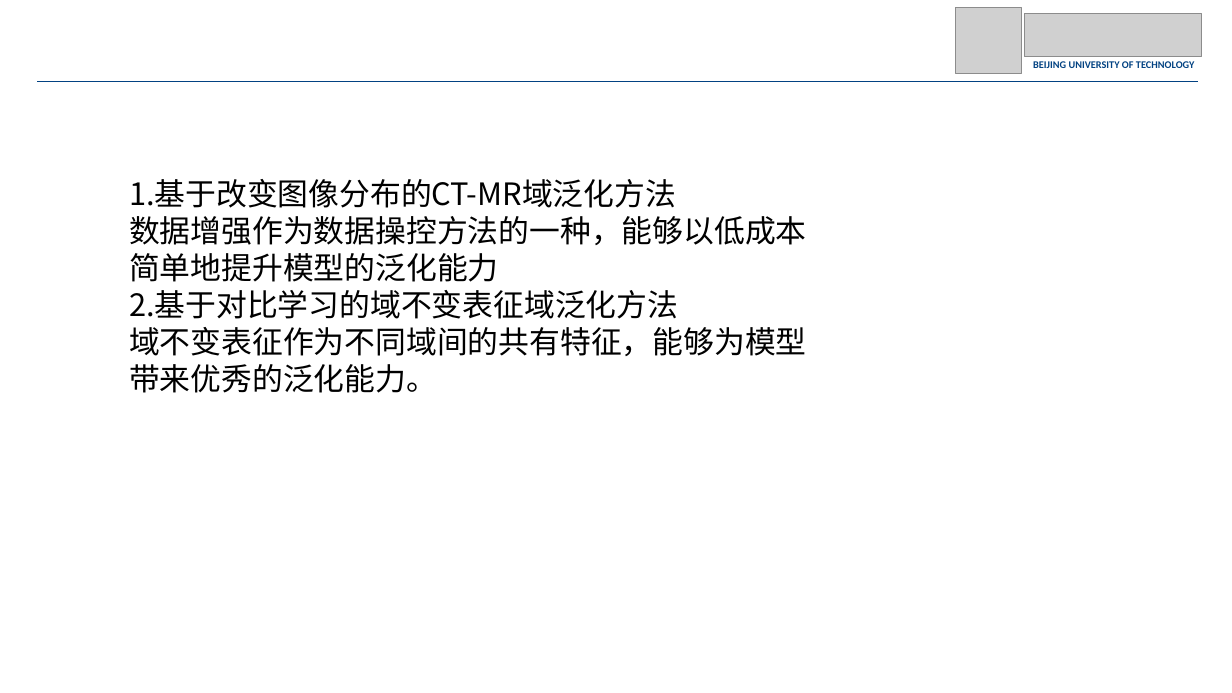
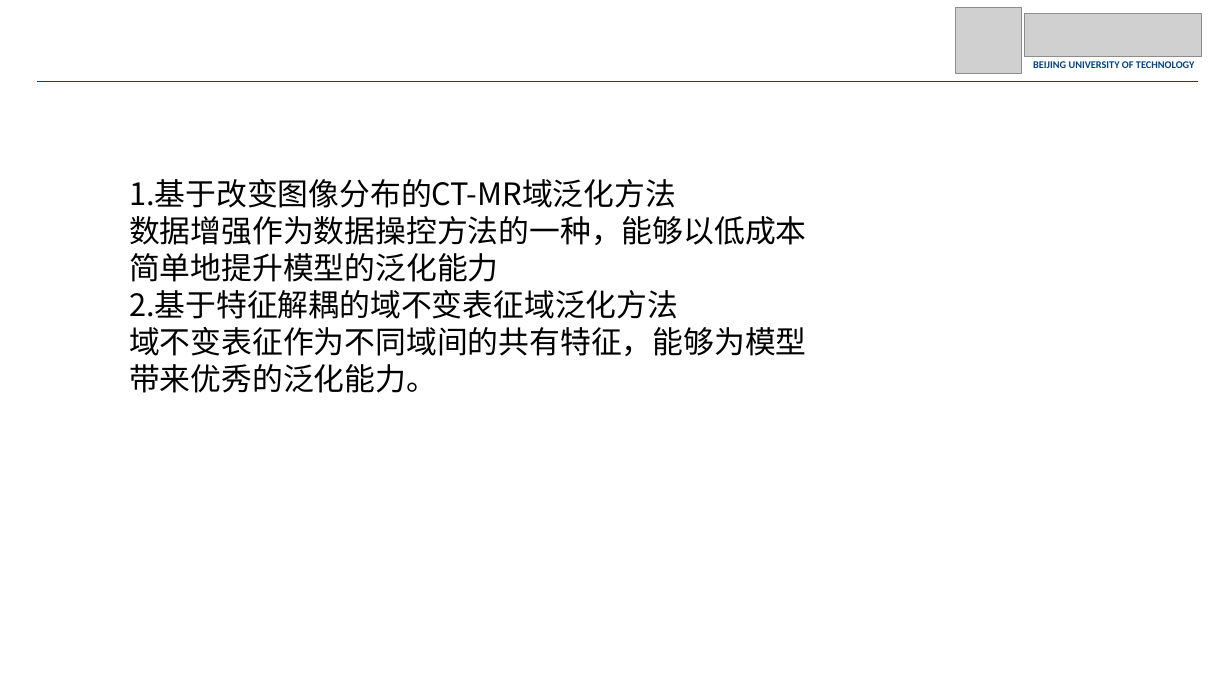
Before and after one commit to JohnnyM1ng/dissertation-proposal, a slide deck: slide 16 of 开题.pptx. Drawn at 1232x693 pixels with LibreOffice and Linux fonts; fonts in the diff are those of the drawing; grey boxes stand for pictures. Boxes give left, top, right and bottom in pixels: in the first picture for what was removed or moved away, otherwise in the second. Text is boxed around its words. In the diff, an @@ line names an element or a change of style, - is before the commit and + after.

```diff
--- a/开题.pptx
+++ b/开题.pptx
@@ text at (129, 290, 678, 319): text changed @@
-2.基于对比学习的域不变表征域泛化方法
+2.基于特征解耦的域不变表征域泛化方法
```
Also in this commit, not shown: 11 other slides changed, 1 slide removed, 4 other files.
